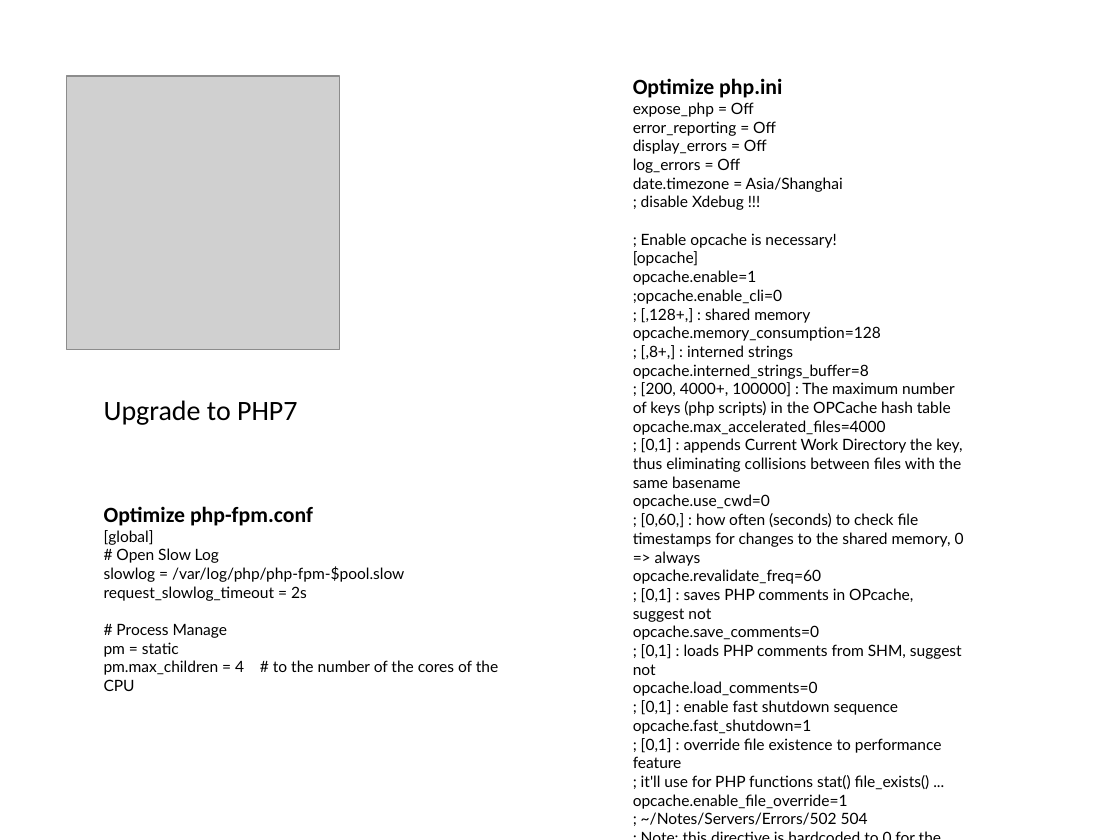
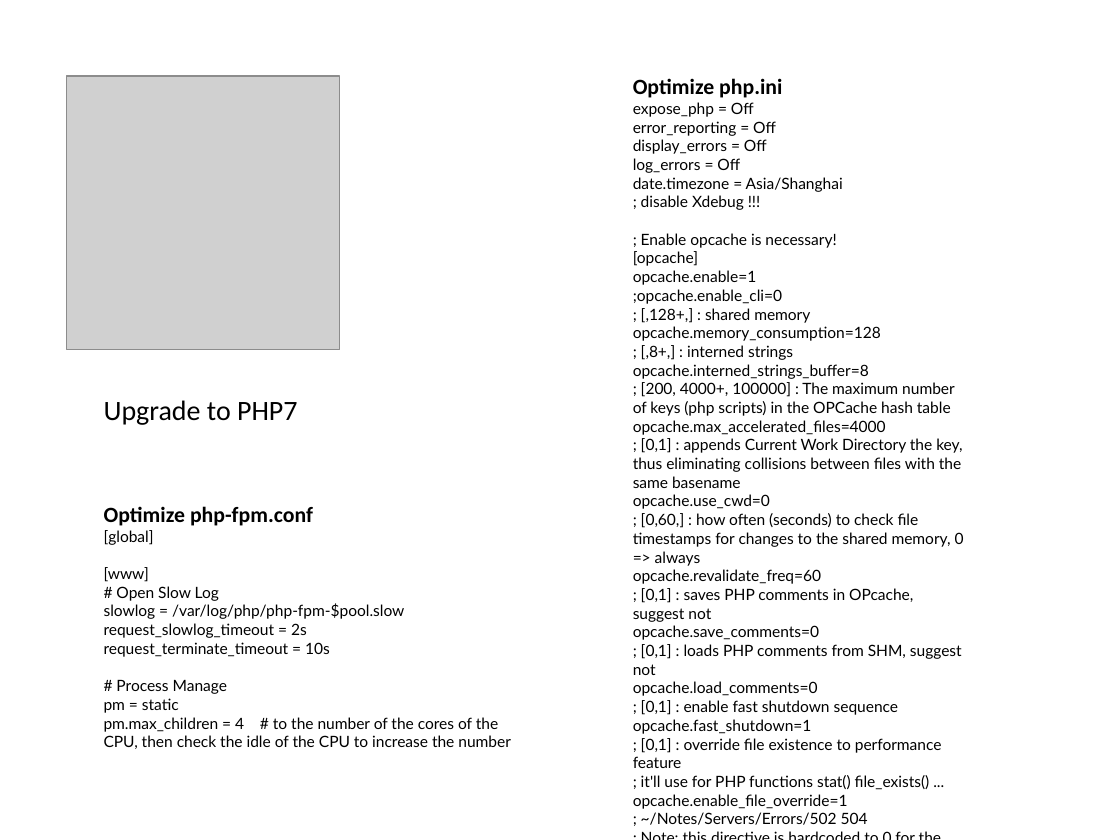
Before and after one commit to guoyu07/NotesPublic, a slide deck: slide 5 of Aario-PPT/IT/3. Optimize Web Servers.pptx (slide 4 before the commit). Drawn at 1120x840 pixels with LibreOffice and Linux fonts; fonts in the diff are those of the drawing; grey boxes stand for pictures. Boxes give left, top, right and bottom in pixels: in the first picture for what was removed or moved away, otherwise in the second. Text is boxed around its words. In the diff, an @@ line names an element or a change of style, - is before the commit and + after.

```diff
--- a/Aario-PPT/IT/3. Optimize Web Servers.pptx
+++ b/Aario-PPT/IT/3. Optimize Web Servers.pptx
@@ text at (104, 567, 149, 582): paragraph added @@
+[www]
@@ text at (104, 642, 330, 657): paragraph added @@
+request_terminate_timeout = 10s
@@ text at (104, 717, 511, 749): text changed @@
-pm.max_children = 4 # to the number of the cores of the CPU
+pm.max_children = 4 # to the number of the cores of the CPU, then check the idle of the CPU to increase the number
```
Also in this commit, not shown: 1 slide added, 1 other file.
